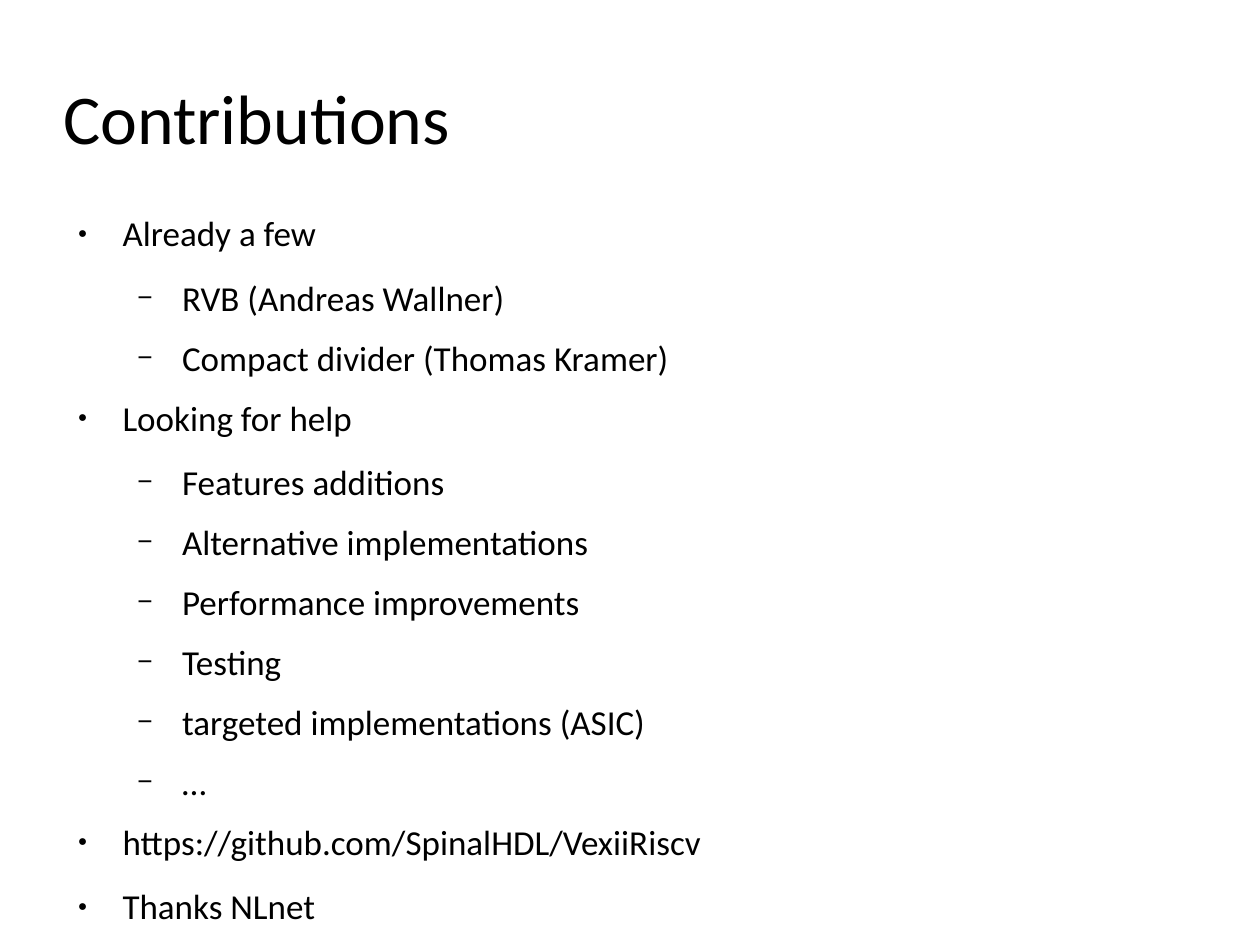
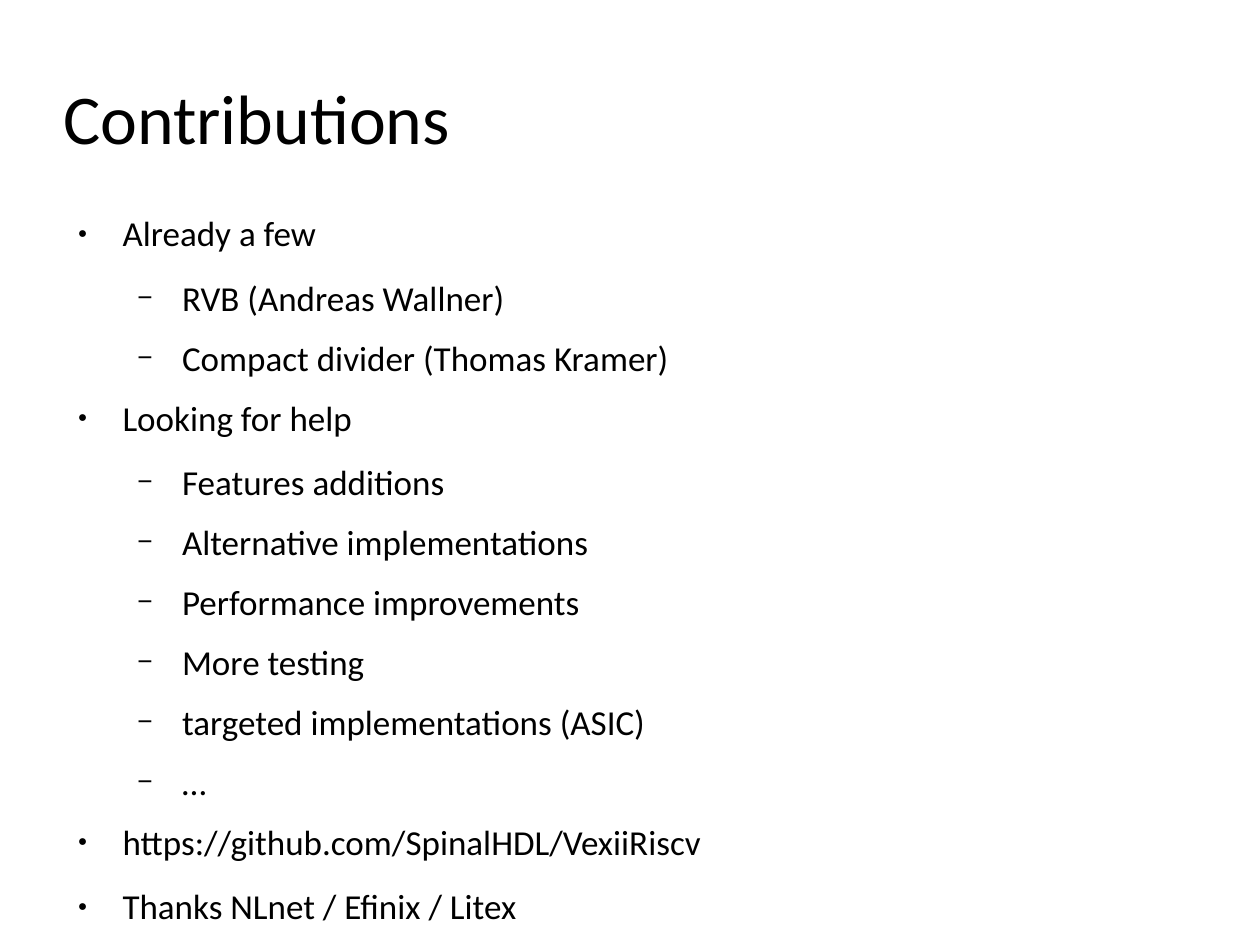
Before and after one commit to SpinalHDL/SpinalDoc, a slide deck: slide 9 of presentation/en/riscv_sc_2024/riscv_sc_2024.odp. Drawn at 1260x945 pixels with LibreOffice and Linux fonts; fonts in the diff are those of the drawing. Boxes give left, top, right and bottom in pixels: in the first picture for what was removed or moved away, otherwise in the second. Text is boxed around its words. In the diff, an @@ line names an element or a change of style, - is before the commit and + after.

```diff
--- a/presentation/en/riscv_sc_2024/riscv_sc_2024.odp
+++ b/presentation/en/riscv_sc_2024/riscv_sc_2024.odp
@@ text at box(182, 651, 365, 681): text changed @@
-  − Testing
+  − More testing
@@ text at box(123, 894, 516, 920): text changed @@
-● Thanks NLnet
+● Thanks NLnet / Efinix / Litex
```
Also in this commit, not shown: 7 other slides changed, 4 slides added, 1 slide removed.
